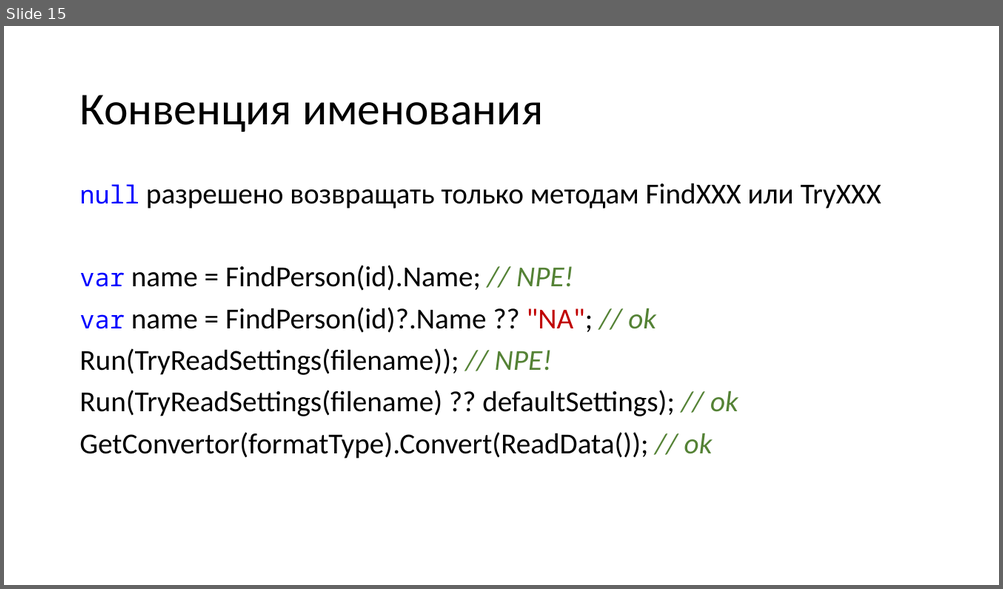
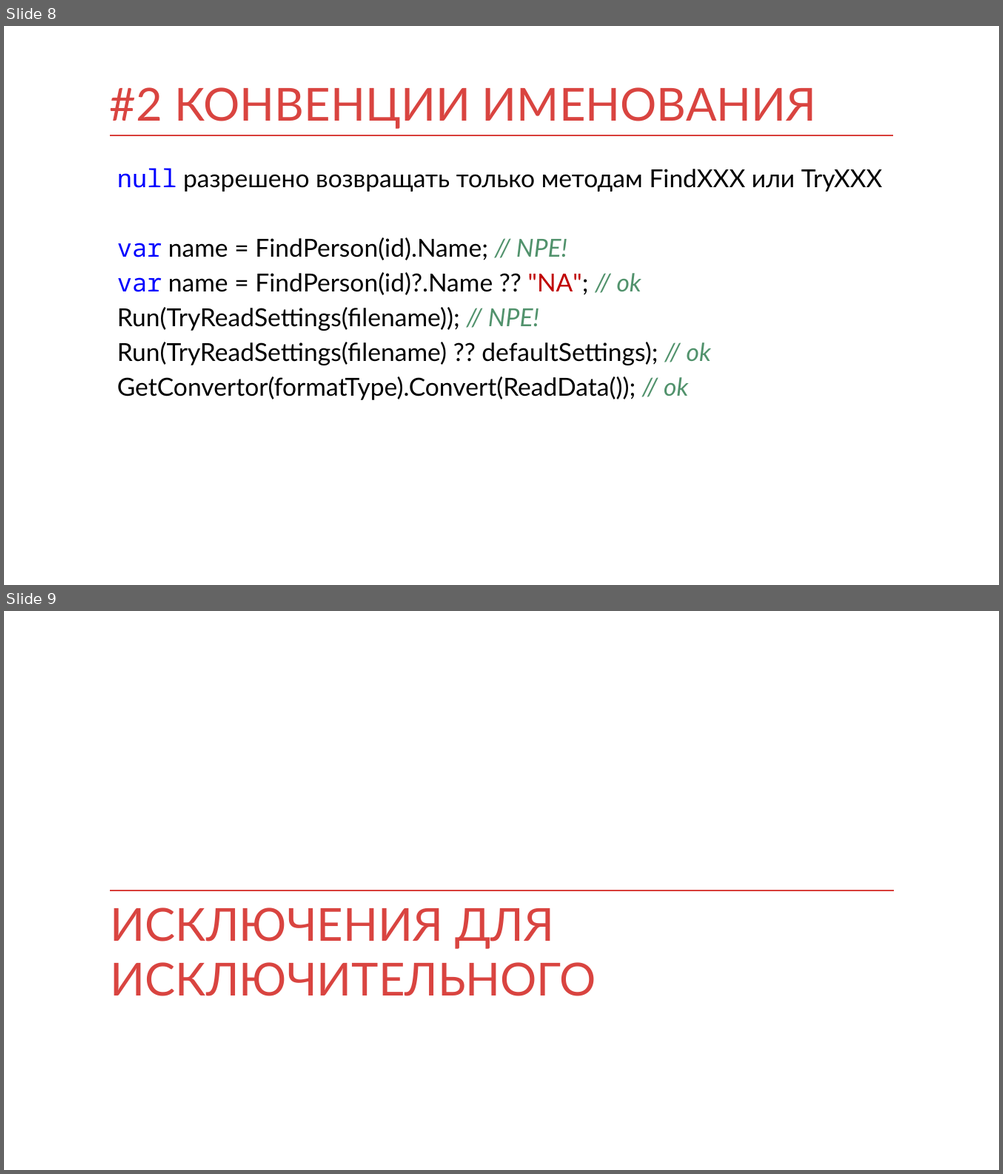
Before and after one commit to kontur-courses/exceptions, a slide deck: exceptions.pptx. Shown one above the other, each under a label of ours: slide 15 before the commit, slides 8 and 9 after it. The pictures are 1003x589 and 1003x1174 pixels, drawn with LibreOffice and Linux fonts; fonts in the diff are those of the drawing. Boxes give left, top, right and bottom in pixels: in the first picture for what was removed or moved away, otherwise in the second. Text is boxed around its words. In the diff, an @@ line names an element or a change of style, - is before the commit and + after.

```diff
--- a/exceptions.pptx
+++ b/exceptions.pptx
@@ slide 9 added at bbox=[4, 611, 999, 1170], background #FFFFFF @@
@@ line added from (110, 891) to (893, 891), #D83F3B 1 pt @@
@@ title added at bbox=[110, 908, 596, 997], 44 pt, text #D94440 @@
+ИСКЛЮЧЕНИЯ ДЛЯ ИСКЛЮЧИТЕЛЬНОГО
@@ what was slide 15 is now slide 8 @@
@@ slide 8 changed as well @@
@@ title at bbox=[110, 87, 817, 129]: text changed; font Calibri to Lato; text colour #000000 to #D94440 @@
-Конвенция именования
+#2 КОНВЕНЦИИ ИМЕНОВАНИЯ
@@ title "#2 КОНВЕНЦИИ ИМЕНОВАНИЯ" at bbox=[110, 87, 817, 129]: vertical alignment middle to bottom @@
@@ line added from (110, 136) to (893, 136), #D83F3B 1 pt @@
@@ text "null разрешено возвращать только методам ...": place and size @@
-text "null разрешено возвращать только методам ..." at bbox=[79, 183, 881, 459]
+text "null разрешено возвращать только методам ..." at bbox=[117, 168, 882, 400]
@@ text "null разрешено возвращать только методам ..." at bbox=[117, 168, 882, 400]: size 28 to 24 pt, font Calibri to Lato; text colour #548235 to #51926C in "// NPE!", "// ok", "// NPE!", "// ok" and 1 more places; line spacing 0.9 to 1; less space between paragraphs @@
```
Also in this commit, not shown: 14 other slides changed, 8 other slides added, 1 slide removed, 6 other files.
